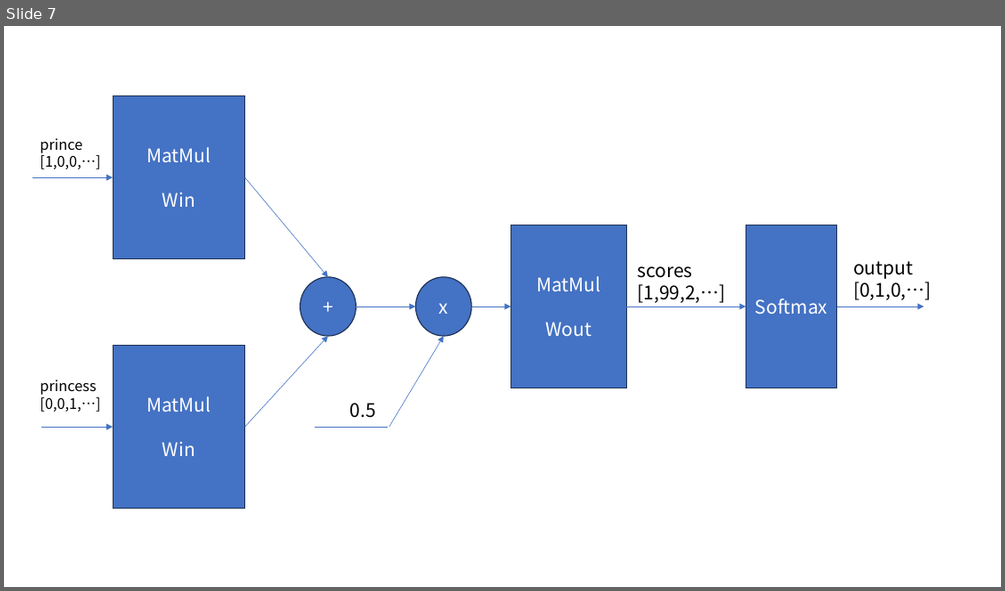
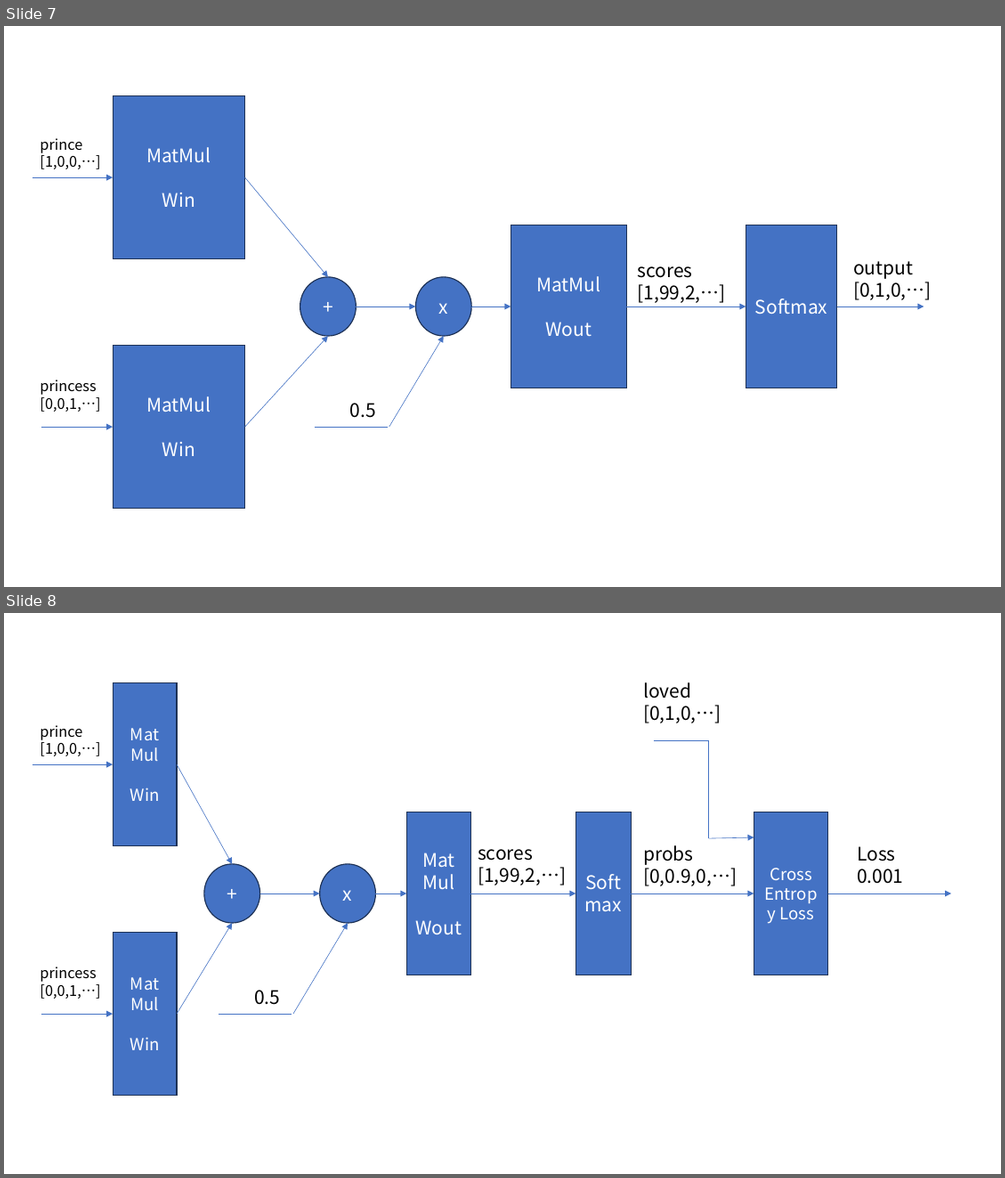
Before and after one commit to samrullo/nlp_with_dl_from_scratch, a slide deck: docs/inference_based_method_slides.pptx. Shown one above the other, each under a label of ours: slide 7 before the commit, slides 7 and 8 after it. The pictures are 1005x591 and 1005x1178 pixels, drawn with LibreOffice and Linux fonts; fonts in the diff are those of the drawing. Boxes give left, top, right and bottom in pixels: in the first picture for what was removed or moved away, otherwise in the second. Text is boxed around its words. In the diff, an @@ line names an element or a change of style, - is before the commit and + after.

```diff
--- a/docs/inference_based_method_slides.pptx
+++ b/docs/inference_based_method_slides.pptx
@@ slide 8 added at [4,613,1001,1174], background #FFFFFF @@
@@ rectangle added at [113,683,177,845], fill #4472C4, outline #1E3256 1 pt, 16 pt, text #FFFFFF @@
+Mat
+Mul
+Win
@@ text added at [643,682,721,723], 18 pt, text #000000 @@
+loved
+[0,1,0,…]
@@ text added at [40,725,100,756], 14 pt, text #000000 @@
+prince
+[1,0,0,…]
@@ line added from (654, 740) to (708, 740), #4472C4 0.5 pt @@
@@ line added from (708, 740) to (708, 838), #4472C4 0.5 pt @@
@@ arrow added from (32, 765) to (113, 765), #4472C4 0.5 pt @@
@@ arrow added from (177, 765) to (232, 864), #4472C4 0.5 pt @@
@@ rectangle added at [406,811,470,974], fill #4472C4, outline #1E3256 1 pt, 18 pt, text #FFFFFF @@
+Mat
+Mul
+Wout
@@ rectangle added at [576,811,631,974], fill #4472C4, outline #1E3256 1 pt, 18 pt, text #FFFFFF @@
+Softmax
@@ rectangle added at [754,811,828,974], fill #4472C4, outline #1E3256 1 pt, 16 pt, text #FFFFFF @@
+Cross Entropy Loss
@@ text added at [477,849,566,885], 18 pt, text #000000 @@
+scores
+[1,99,2,…]
@@ text added at [643,845,736,886], 18 pt, text #000000 @@
+probs
+[0,0.9,0,…]
@@ arrow added from (708, 838) to (754, 837), #4472C4 0.5 pt @@
@@ text added at [857,846,903,884], 18 pt, text #000000 @@
+Loss
+0.001
@@ ellipse added at [204,864,260,924], fill #4472C4, outline #1E3256 1 pt, 18 pt, text #FFFFFF @@
++
@@ ellipse added at [320,864,376,924], fill #4472C4, outline #1E3256 1 pt, 18 pt, text #FFFFFF @@
+x
@@ arrow added from (259, 893) to (320, 893), #4472C4 0.5 pt @@
@@ arrow added from (376, 893) to (406, 893), #4472C4 0.5 pt @@
@@ arrow added from (470, 893) to (576, 893), #4472C4 0.5 pt @@
@@ arrow added from (631, 893) to (754, 893), #4472C4 0.5 pt @@
@@ arrow added from (828, 893) to (952, 893), #4472C4 0.5 pt @@
@@ rectangle added at [113,933,177,1094], fill #4472C4, outline #1E3256 1 pt, 16 pt, text #FFFFFF @@
+Mat
+Mul
+Win
@@ arrow added from (177, 1013) to (232, 923), #4472C4 0.5 pt @@
@@ arrow added from (293, 1013) to (348, 923), #4472C4 0.5 pt @@
@@ text added at [40,966,100,998], 14 pt, text #000000 @@
+princess
+[0,0,1,…]
@@ text added at [254,989,280,1005], 18 pt, text #000000 @@
+0.5
@@ arrow added from (42, 1013) to (113, 1013), #4472C4 0.5 pt @@
@@ line added from (218, 1013) to (291, 1013), #4472C4 0.5 pt @@
```
Also in this commit, not shown: 1 other slide added, 3 other files.
